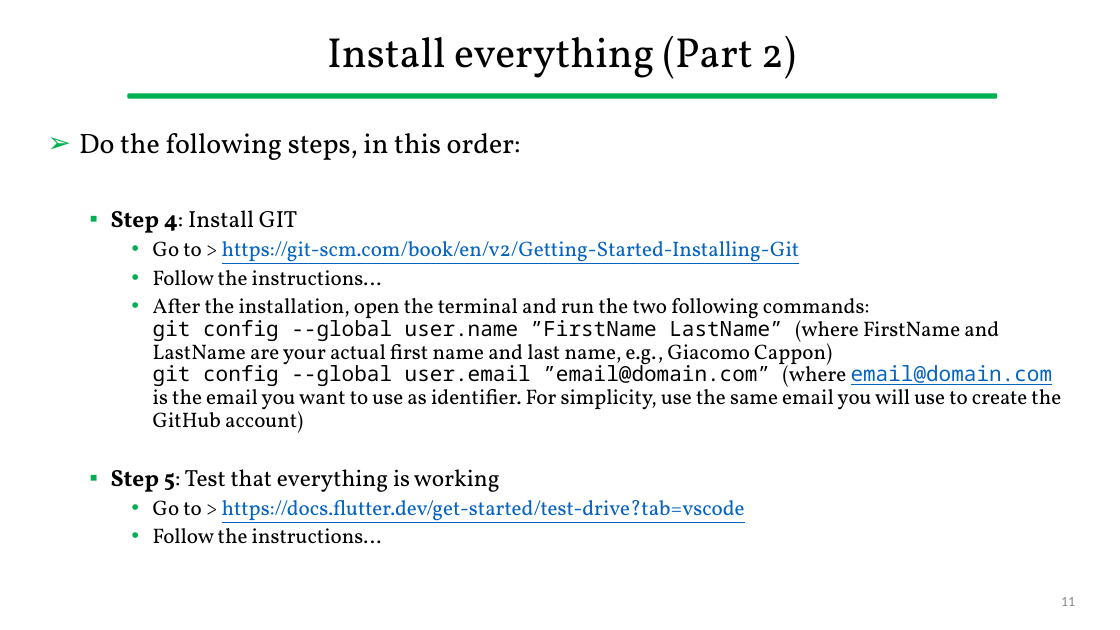
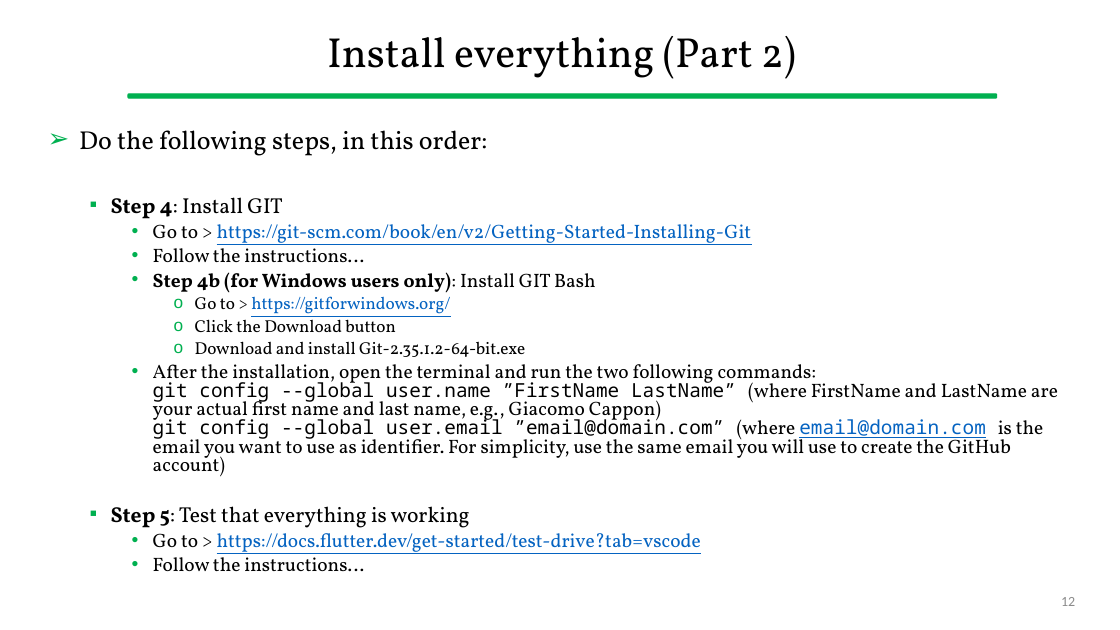
Before and after one commit to gcappon/bwthw, a slide deck: slide 12 of guides/setup_development_environment.pptx (slide 11 before the commit). Drawn at 1120x630 pixels with LibreOffice and Linux fonts; fonts in the diff are those of the drawing. Boxes give left, top, right and bottom in pixels: in the first picture for what was removed or moved away, otherwise in the second. Text is boxed around its words. In the diff, an @@ line names an element or a change of style, - is before the commit and + after.

Commit message:
[master] added a terminal primer to lesson 1 material and update the env setup guide

```diff
--- a/guides/setup_development_environment.pptx
+++ b/guides/setup_development_environment.pptx
@@ text at (79,130,1058,571): size 24 to 22.2 pt in "Do the following steps, in this order:"; size 20 to 18.5 pt in "Step 4: Install GIT", "Step 5: Test that everything is working"; size 18 to 16.6 pt in "Go to > https://git-scm.com/book/en/v2/Getting-Started-Insta ...", "Follow the instructions…", "After the installation, open the terminal and ...", "Go to > https://docs.flutter.dev/get-started/test-drive?tab= ..." and 1 more places; line spacing 0.9 to 0.8 @@
@@ text at (153,272,596,357): paragraphs added @@
+    • Step 4b (for Windows users only): Install GIT Bash
+      o Go to > https://gitforwindows.org/
+      o Click the Download button
+      o Download and install Git-2.35.1.2-64-bit.exe
@@ page number at (1061,597,1075,606): text changed @@
-11
+12
```
Also in this commit, not shown: 1 other slide changed, 1 slide added, 3 other files.
